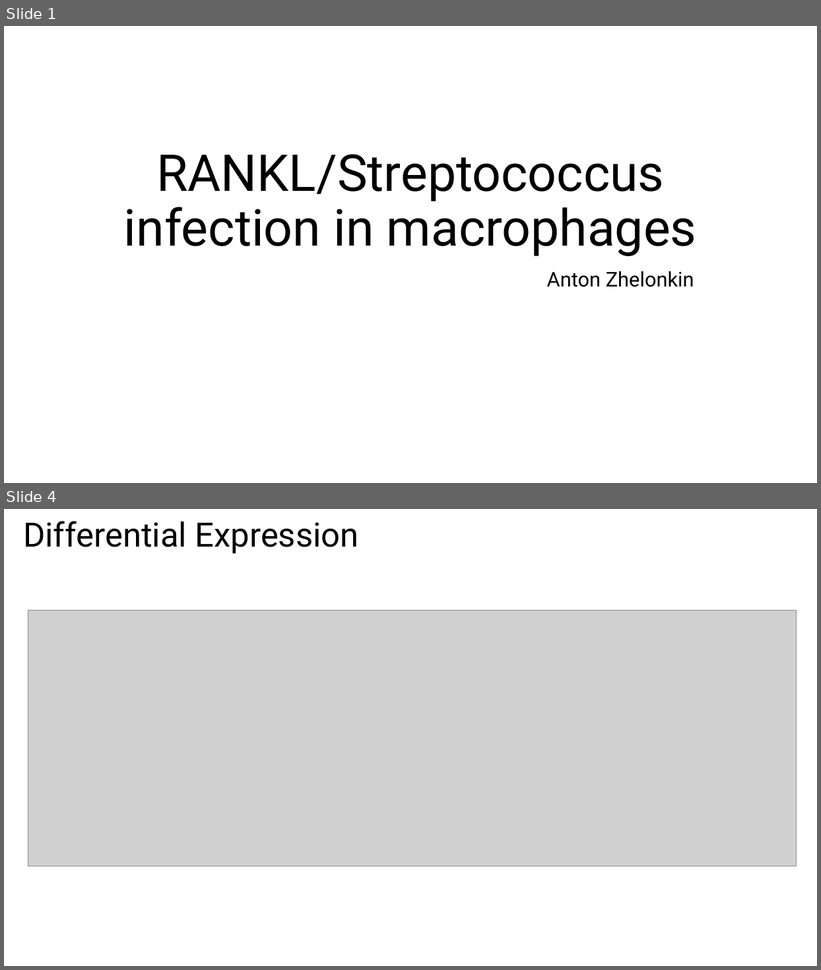
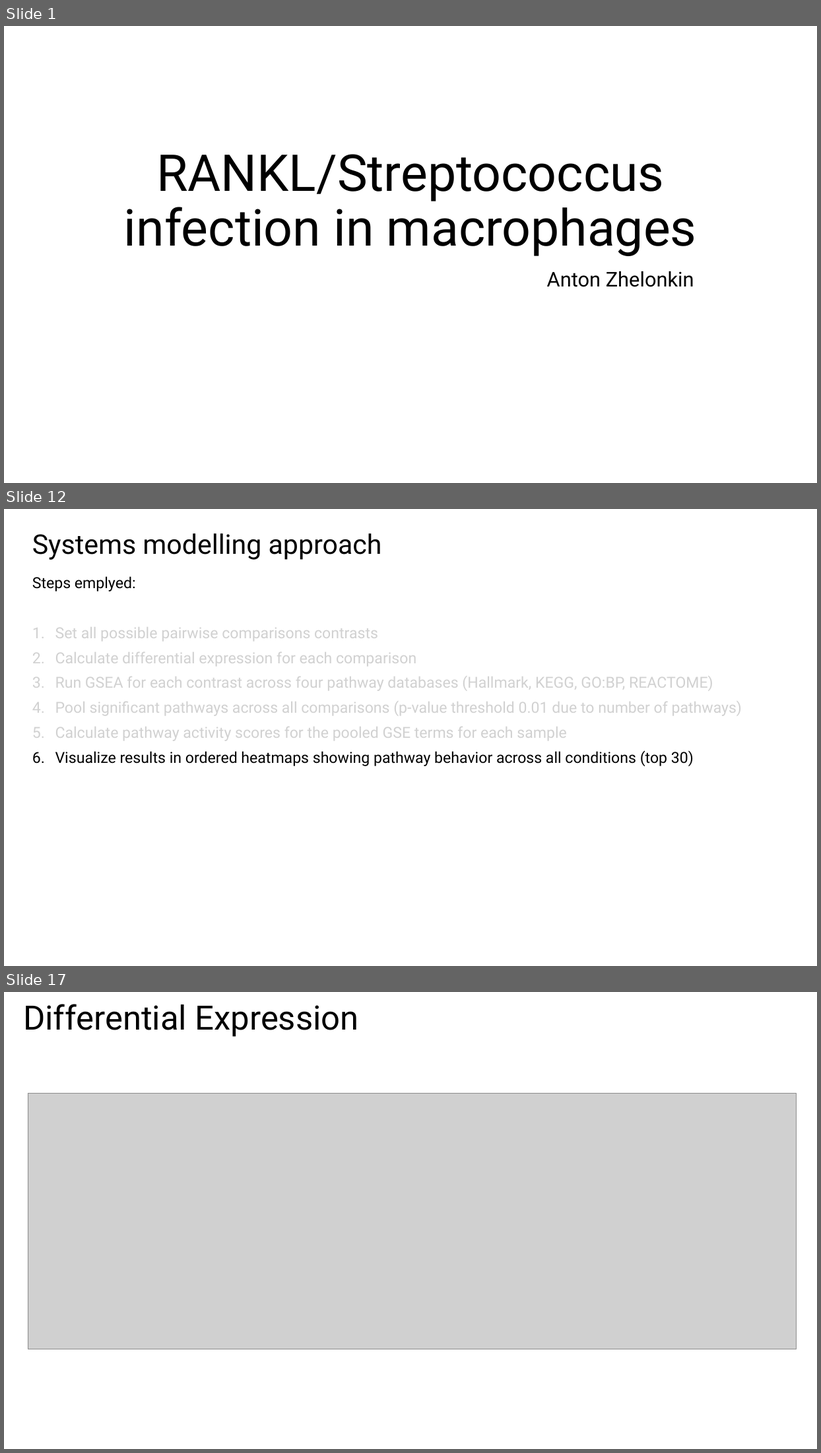
Before and after one commit to MogilenkoLabVUMC/Clara_RANKL_STAR_macrophage_infection, a slide deck: 3_Results/Clara_RANKL.pptx. Shown one above the other, each under a label of ours: slides 1 and 4 before the commit, slides 1, 12 and 17 after it; the slides between them are not shown. The pictures are 821x970 and 821x1453 pixels, drawn with LibreOffice and Linux fonts; fonts in the diff are those of the drawing; grey boxes stand for pictures. Boxes give left, top, right and bottom in pixels: in the first picture for what was removed or moved away, otherwise in the second. Text is boxed around its words. In the diff, an @@ line names an element or a change of style, - is before the commit and + after.

Commit message:
Pooled analysis results

```diff
--- a/3_Results/Clara_RANKL.pptx
+++ b/3_Results/Clara_RANKL.pptx
@@ slide 12 added at (4, 509, 817, 966), background #FFFFFF @@
@@ title added at (32, 533, 382, 560), 32 pt, text #000000 @@
+Systems modelling approach
@@ text added at (32, 576, 742, 766), 18 pt, text #D1D1D1 @@
+Steps emplyed:
+1. Set all possible pairwise comparisons contrasts
+2. Calculate differential expression for each comparison
+3. Run GSEA for each contrast across four pathway databases (Hallmark, KEGG, GO:BP, REACTOME)
+4. Pool significant pathways across all comparisons (p-value threshold 0.01 due to number of pathways)
+5. Calculate pathway activity scores for the pooled GSE terms for each sample
+6. Visualize results in ordered heatmaps showing pathway behavior across all conditions (top 30)
@@ what was slide 4 is now slide 17 @@
```
Also in this commit, not shown: 1 slide changed, 13 other slides added, 1 slide removed, 41 other files.
